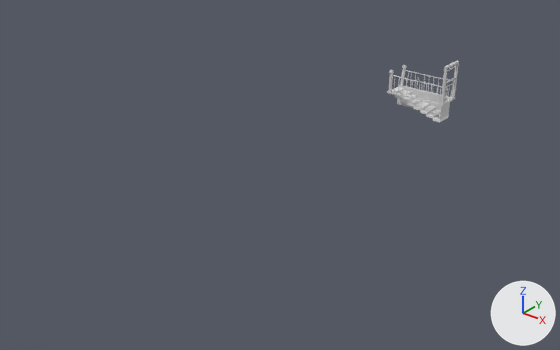
The FBX model Assets/Models/Environment/Misc/DownStairs.FBX: old version first, new version second.
Rendered twice from a 50 mm lens placed at (88.2, -72.4, 37.2), pointed at (39.1, -11.1, -0.8). The axes (+X, +Y, +Z) are drawn at lower right. The lights are the same throughout. Where no turn or scale is listed for an object, it has been applied to the vertices. Vertices at the same position are counted once.
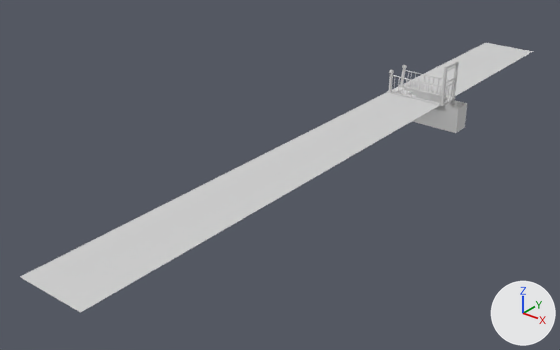
The newer file is also turned or shifted as a whole; pictures and numbers use the older file's frame.

Edits to the bpy script that builds the scene:
```text
Change me_mesh_001:
    used by ob_box012; location = (40.5, 11.26, 3.13)
    remove me_mesh_001.from_pydata(...)  # 68 vertices, 50 faces; spans x -0.47..7.07, y -1.18..1.36, z -2.14..0.27
    add me_mesh_001.from_pydata(...)  # 57 vertices, 38 faces; spans x -0.47..9.38, y -1.18..1.2, z -2.14..0.27
    me_mesh_001 part 1
    14 vertices are removed from x 0.47..6.13, y -1.18..1.36, z -2.14..-0.33
    14 faces are deleted
    3 vertices are added at (9.38, -1.18, -2.14), (9.38, 0.01, -2.14), (9.38, 1.2, -2.14)
    2 new faces join them
Change me_mesh:
    used by ob_object007; location = (44.97, 13.51, 0.78)
    remove me_mesh.from_pydata(...)  # 716 vertices, 1238 faces; spans x -4.94..3.21, y -3.95..-0.62, z 0.21..7.55
    add me_mesh.from_pydata(...)  # 721 vertices, 1244 faces; spans x -4.94..4.92, y -3.95..-0.62, z -0.62..7.55
    me_mesh part 2
    2 vertices are removed from x 2.59, y -3.43..-1.07, z 0.21
    3 faces are deleted
    1 vertex moves from x -4.94, y -1.07, z 0.21 to x -4.94, y -1.07, z -0.62
    7 vertices are added at x -4.94..4.92, y -3.43..-1.07, z -0.62..2.61
    9 new faces join them
Add me_mesh_002:
    me_mesh_002.from_pydata([(-4.9, -58.5, 2.6), (2.6, -58.5, 2.6), (-4.9, 25.0, 2.6), (2.6, 25.0, 2.6), (-4.9, -0.6, 2.6), (-4.9, -3.9, 2.6), (2.6, -3.9, 2.6), (2.6, -0.6, 2.6)], [], [(0, 1, 6, 5), (4, 7, 3, 2)])
    me_mesh_002.materials.append(mat_material)  # light grey #d1d1d1
Add ob_object029:
    ob_object029 = bpy.data.objects.new('Object029', me_mesh_002)
    ob_object029.location = (44.97, 13.51, 0.78)
```

Boxes [x1, y1, x2, y2] around the edits, measured in the pictures (560 x 350 px):
'Object029', added: after [20, 43, 533, 312]
'Object007', reshaped (11% wider, 16% taller): before [387, 61, 459, 123]; after [387, 61, 467, 133]
part 1 of me_mesh_001, cut back: before [395, 95, 440, 122]
part 2 of me_mesh, built on: before [397, 88, 450, 123]; after [404, 88, 467, 133]
